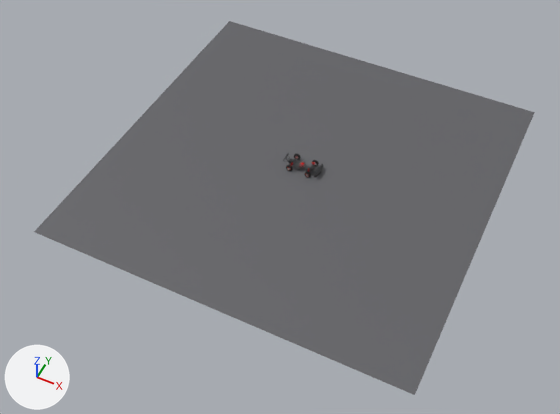
What one commit did to the Blender file blender/roboracer_car.blend.
Rendered twice from a 50 mm camera at (3.77, -8.02, 8.89) aimed at (0.06, -0.6, -0.4). Lighting does not change. The marker at lower left points along +X, +Y and +Z. The first picture is the older version.

In view in the first picture: 'Ground' and 2 more.
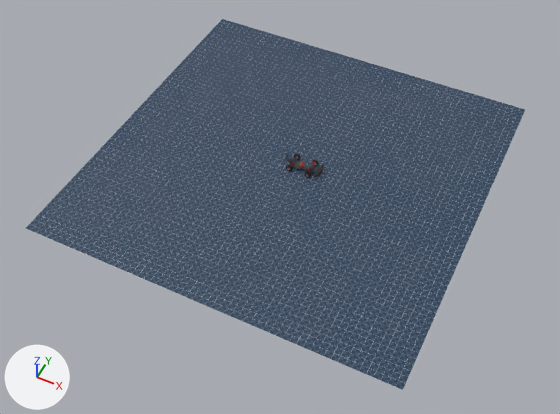
Edits to the bpy script that builds the scene:
```text
Add mat_ground_checker:
    mat_ground_checker = bpy.data.materials.new('Ground_Checker')
    # nodes: BsdfPrincipled, Mapping, Math, Mix, OutputMaterial, SeparateXYZ, TexChecker, TexCoord
    # colours: dark blue #334c66, dark blue #19334c, light grey #cccccc
Change me_ground:
    where me_ground.from_pydata(...)  # 4 vertices, 1 face; spans x -3.0..3.0, y -3.0..3.0, z 0.0
    remove me_ground.materials.append(mat_ground)  # dark grey #616165
    add me_ground.materials.append(mat_ground_checker)
Change ob_ground:
    ob_ground.location: (0.16, 0.0, 0.0) -> (0.0, 0.0, 0.0)
```

What differs and where, as boxes (x1, y1, x2, y2) in the pictures (560 x 414 px):
'Ground', recoloured, moved
    before: (34, 21, 535, 395)
    after: (26, 19, 525, 390)
